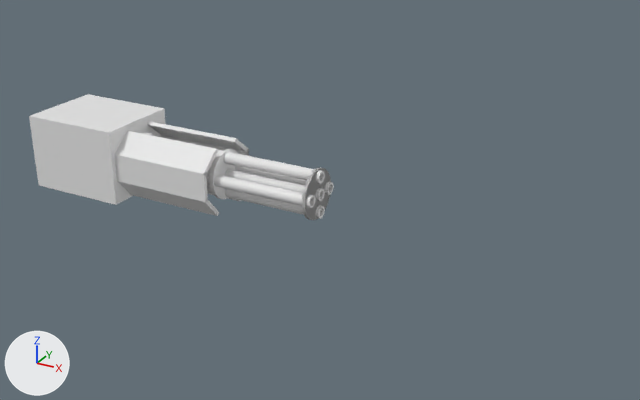
Two versions of the Blender file Minigun.blend, one commit apart.
Rendered twice from a 50 mm lens placed at (62.3, -112.5, 55.3), pointed at (-0.9, 2.5, -2.2). Lighting does not change. The marker at lower left points along +X, +Y and +Z.

Names of what the first picture shows: '円', '立方体', '立方体.001', '立方体.002', '立方体.005', '立方体.006', '立方体.007'.
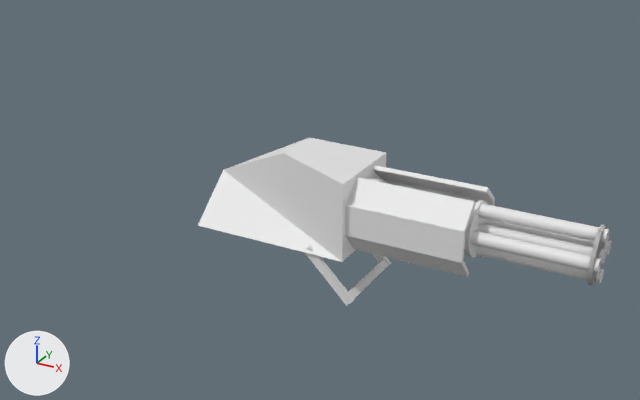
Boxes (x1, y1, x2, y2) around the edits, measured in the pictures (640 x 400 px):
'立方体', reshaped, moved, turned, rescaled: before (29, 94, 166, 205); after (198, 138, 495, 306)
'円', moved: before (140, 132, 334, 220); after (366, 178, 611, 286)
'立方体.001', deleted: before (115, 131, 218, 175)
'立方体.006', deleted: before (114, 154, 208, 202)
'立方体.002', deleted: before (147, 121, 248, 153)
'立方体.005', deleted: before (117, 181, 219, 216)
'立方体.007', deleted: before (161, 135, 248, 201)
part 1 of me_立方体, added: after (198, 138, 495, 306)

What the commit changed:
me_立方体 is used by ob_立方体; location (-44.4, 0.0, 0.0); scale (9.01, 7.4, 6.55).
me_立方体 had 8 vertices, 6 faces and spanned x -1.0..1.0, y -1.0..1.0, z -1.0..1.0.
me_立方体 now has 99 vertices, 78 faces and spans x -22.72..40.06, y -1.08..1.08, z -11.93..44.77.
Part 1, on me_立方体:
55 vertices are added at x -22.72..20.42, y -1.08..1.08, z -1.15..44.77.
24 new vertices lie (20.32, 0.0, -20.32) away from vertices in x 6.82..19.74, y -0.96..0.96, z 8.39..21.31.
12 new vertices lie (2.34, 0.0, 0.0) away from vertices in x -1.07, y -1.03..1.03, z -1.15..15.5.
72 new faces join them.
Object '立方体' (ob_立方体) moves from (-44.4, 0.0, 0.0) to (8.9, 0.0, -13.1).
Object '立方体' (ob_立方体) turns from (0, 0, 0) to (0, -45, 0) degrees about x, y and z.
Object '立方体' (ob_立方体) is rescaled from (9.01, 7.4, 6.55) to (0.64, 6.84, 0.64).
Object '円' (ob_円) moves from (-43.7, 0.0, 0.0) to (0.0, 0.0, 0.0).
Object '立方体.005' (ob_立方体_005) is deleted.
Object '立方体.006' (ob_立方体_006) is deleted.
Object '立方体.007' (ob_立方体_007) is deleted.
Object '立方体.001' (ob_立方体_001) is deleted.
Object '立方体.002' (ob_立方体_002) is deleted.
